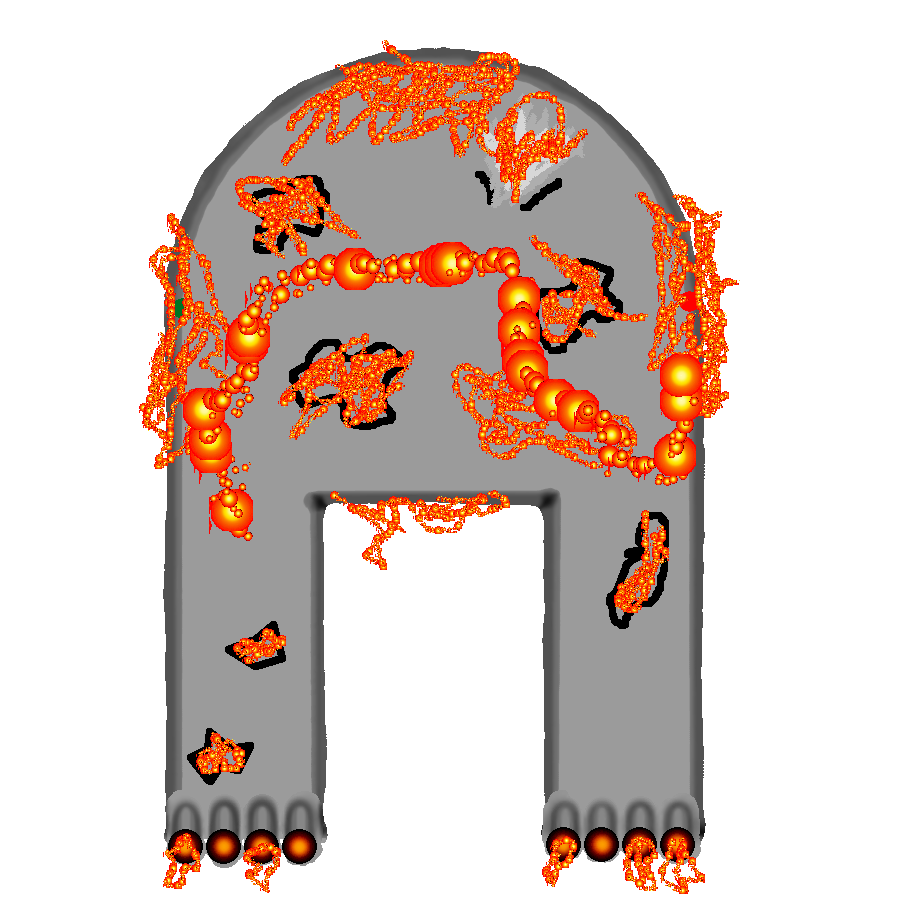
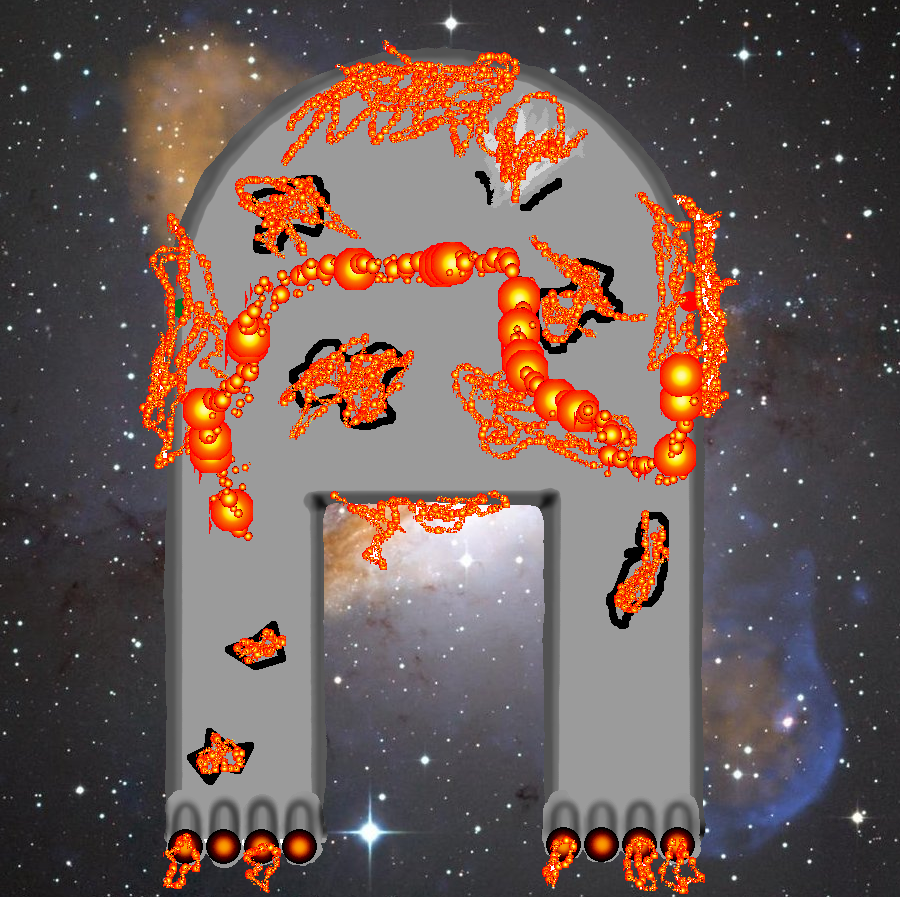
Revision of a layered 900px x 900px image; what changed, layer by layer:
added layer "dead ship background.png" over [0, 0, 900, 897]
